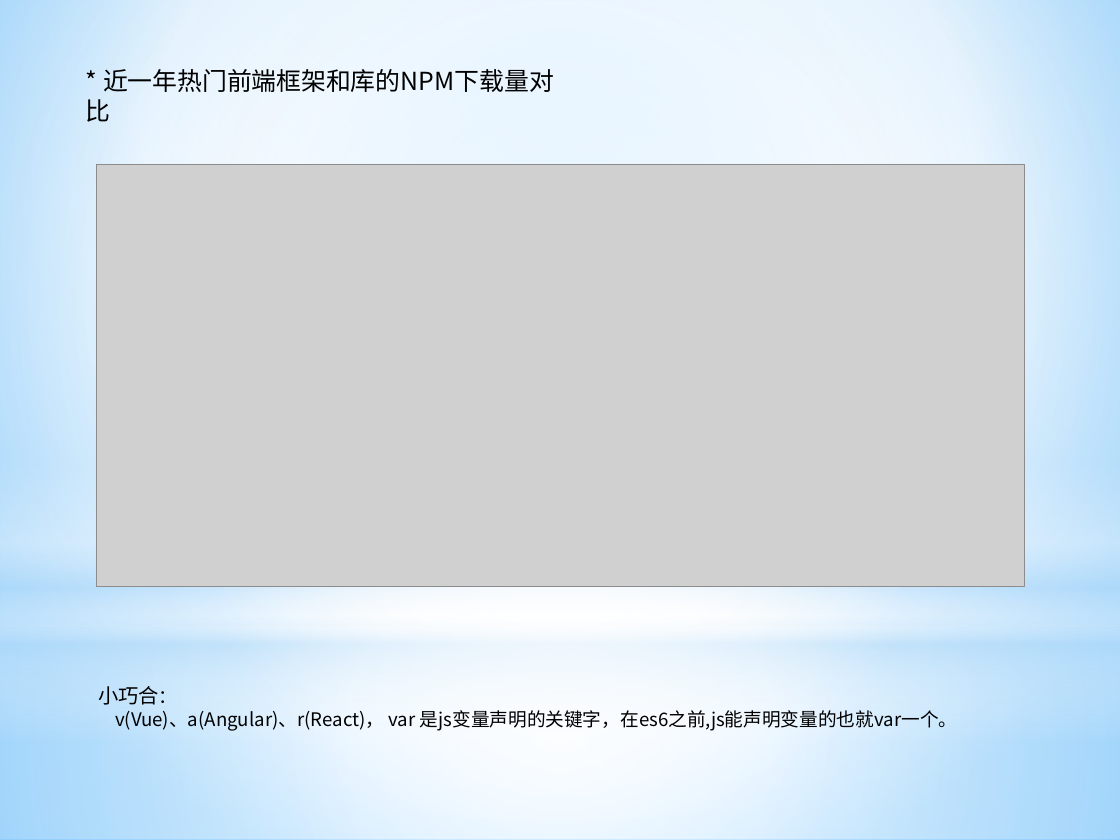
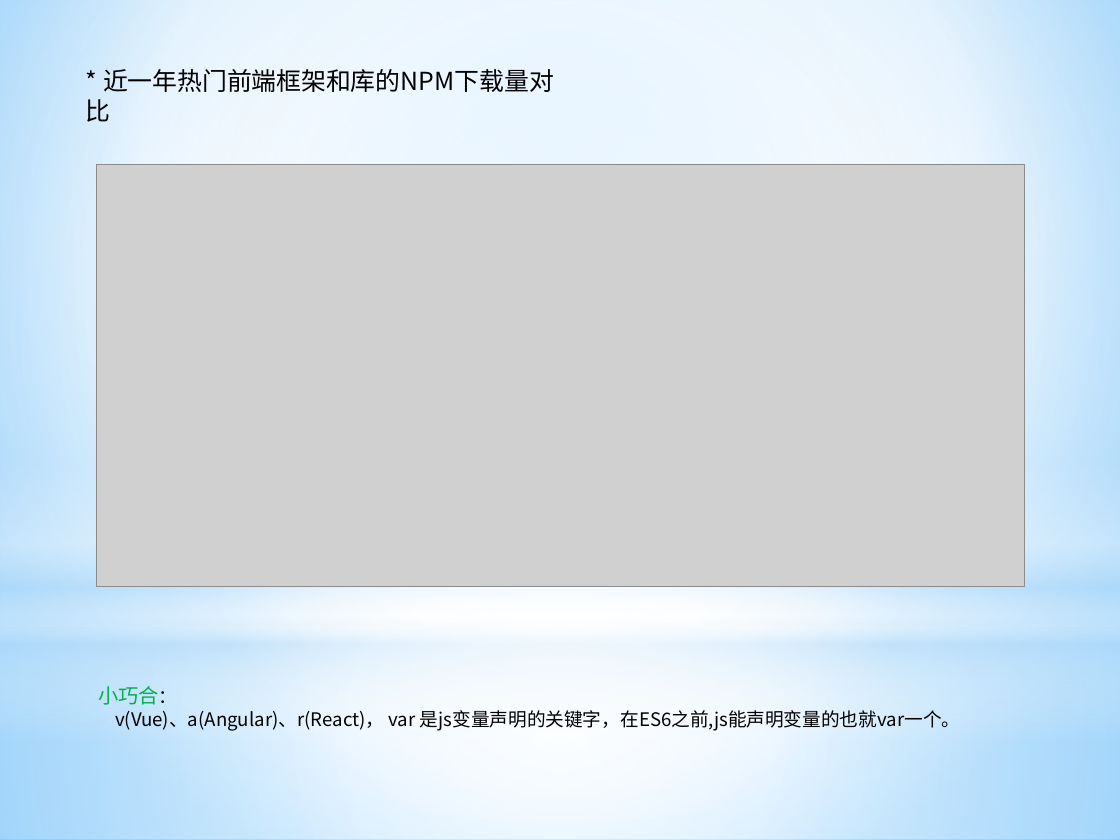
Before and after one commit to ManBaAQiang/vueProject, a slide deck: slide 9 of vue初探.pptx. Drawn at 1120x840 pixels with LibreOffice and Linux fonts; fonts in the diff are those of the drawing; grey boxes stand for pictures. Boxes give left, top, right and bottom in pixels: in the first picture for what was removed or moved away, otherwise in the second. Text is boxed around its words. In the diff, an @@ line names an element or a change of style, - is before the commit and + after.

```diff
--- a/vue初探.pptx
+++ b/vue初探.pptx
@@ text at [98, 686, 159, 705]: text colour #000000 to #00B050 in "小巧合：" @@
@@ text at [115, 710, 960, 731]: text changed @@
-v(Vue)、a(Angular)、r(React)， var 是js变量声明的关键字，在es6之前,js能声明变量的也就var一个。
+v(Vue)、a(Angular)、r(React)， var 是js变量声明的关键字，在ES6之前,js能声明变量的也就var一个。
```
Also in this commit, not shown: 9 other slides changed, 1 slide added, 12 other files.
